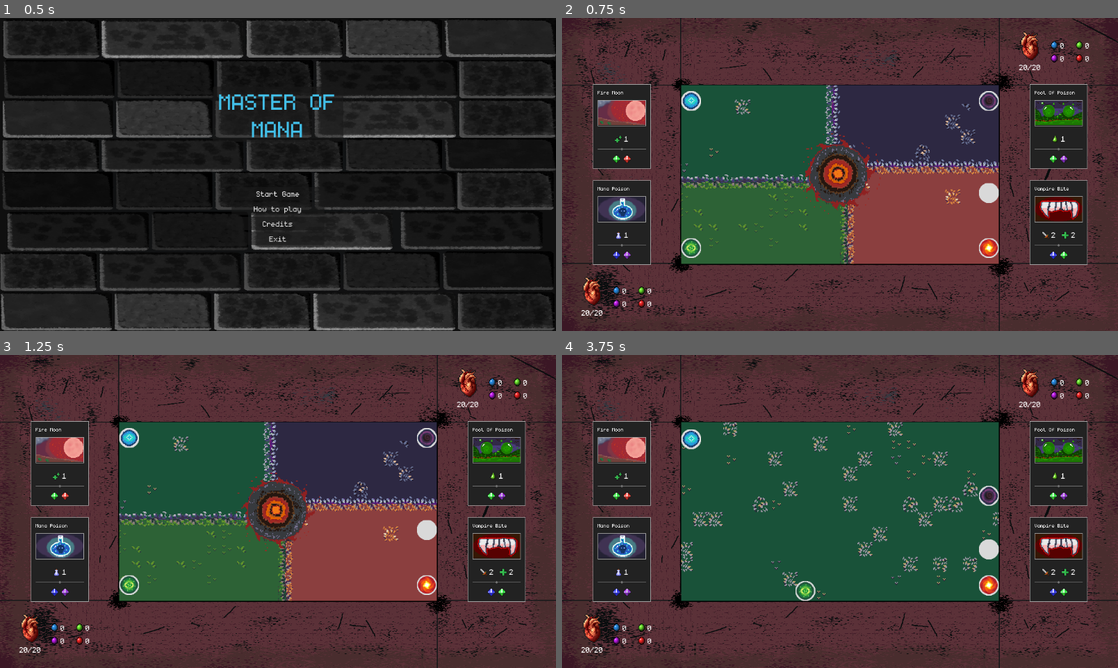
Above: before the commit, frames 1-4 (two rows, left to right).
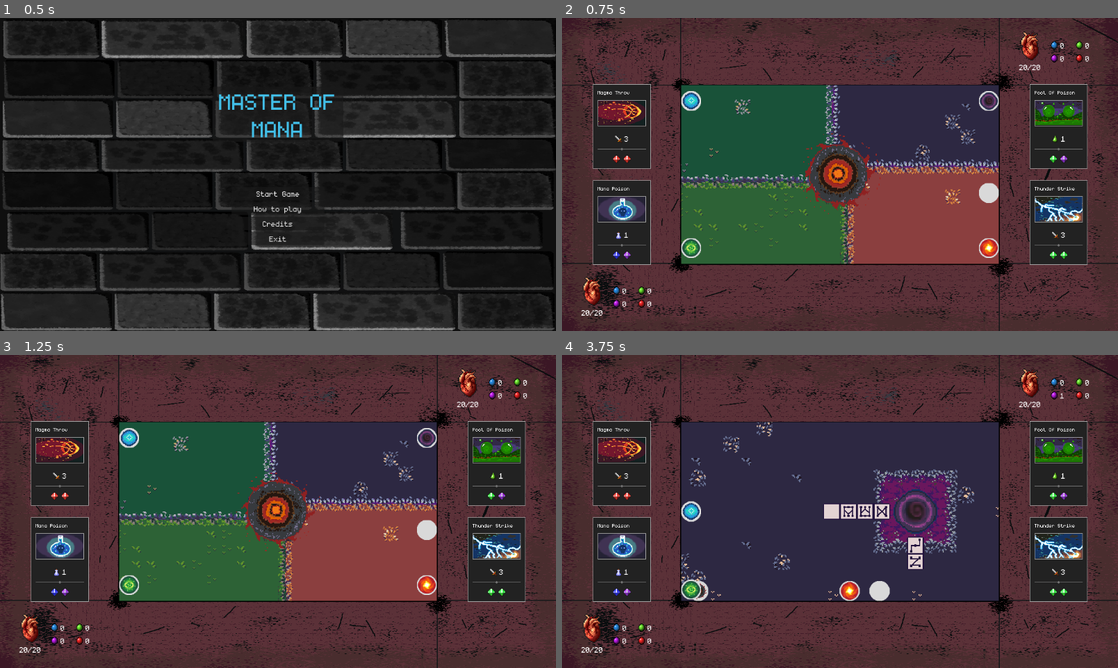
Above: after the commit, the same moments.

Repository: Juanxpeke/GD-BR2024
Game: Godot game, scene res://Core/GUI/MainMenu/main_menu.tscn
Two runs of this game, one before a commit and one after it. Both use one fixed random seed, a clock stepped at 60 frames per second and the inputs below. The engine's default icon, where the game draws it, is replaced by a stand-in: a white triangle on a blue panel in a dark square. Sound files missing from this copy of the repository are replaced by a short silence.
Inputs (mouse positions are in pixels of both pictures, inside the frame that each line leads up to):
- Up to frame 1 (0.5 s): no input
- Up to frame 2 (0.75 s): click "Start Game" at 0.5 s
- Up to frame 3 (1.25 s): no input
- Up to frame 4 (3.75 s): drag from (840, 511) to (990, 530) at 1.27 s; drag from (990, 530) to (712, 433) at 2.02 s; move the mouse to (689, 492) at 2.77 s; hold Mouse wheel up (wheel_up) 2.78-3.5 s; click (689, 492) at 2.92 s; drag from (689, 439) to (990, 530) at 3.52 s

Frame 1 is identical in both runs. In frame 2, 1.5% of the frame differs, in the area x 6-94%, y 23-77%; in frame 3, 1.5%; in frame 4, 34%, in the area x 6-94%, y 12-79%.
Error before the commit: Invalid access to property or key 'current_cooldown' on a base object of type 'Nil'. (res://Core/Entity/Boss/boss.gd:30)

Commit message:
Updated spell descriptions

Diff:
--- a/Global/Skills/ArcaneLance/arcane_lance.tres
+++ b/Global/Skills/ArcaneLance/arcane_lance.tres
@@ -14,7 +14,7 @@
 name = "Arcane Lance"
 sprite = ExtResource("4_lxbbj")
 sound = ExtResource("3_bfoup")
-description = "Deals {effect}{0, icon} {effect}{0, value} of damage to the enemy"
+description = "Deals {effect}{0, icon} {effect}{0, value}  damage to the enemy"
 effects = Array[Resource("res://Global/Skills/Effects/effect.gd")]([SubResource("Resource_xj6sc")])
 manas_needed = Array[int]([1, 0, 0, 0])
 maximum_repetitions = -1
--- a/Global/Skills/BlackHole/black_hole.tres
+++ b/Global/Skills/BlackHole/black_hole.tres
@@ -14,7 +14,7 @@
 name = "Black Hole"
 sprite = ExtResource("3_1cqia")
 sound = ExtResource("3_77sef")
-description = "Deals {effect}{0, icon} {effect}{0, value} of damage to the enemy"
+description = "Deals {effect}{0, icon} {effect}{0, value} damage to the enemy"
 effects = Array[Resource("res://Global/Skills/Effects/effect.gd")]([SubResource("Resource_cphgy")])
 manas_needed = Array[int]([0, 0, 2, 0])
 maximum_repetitions = -1
--- a/Global/Skills/DarkBlast/dark_blast.tres
+++ b/Global/Skills/DarkBlast/dark_blast.tres
@@ -14,7 +14,7 @@
 name = "Dark Blast"
 sprite = ExtResource("3_woq14")
 sound = ExtResource("3_3g4rb")
-description = "Deals {effect}{0, icon} {effect}{0, value} of damage to the enemy"
+description = "Deals {effect}{0, icon} {effect}{0, value} damage to the enemy"
 effects = Array[Resource("res://Global/Skills/Effects/effect.gd")]([SubResource("Resource_3af4o")])
 manas_needed = Array[int]([0, 0, 1, 0])
 maximum_repetitions = -1
--- a/Global/Skills/ElectroBolt/electro_bolt.tres
+++ b/Global/Skills/ElectroBolt/electro_bolt.tres
@@ -14,7 +14,7 @@
 name = "Electro Bolt"
 sprite = ExtResource("2_5i6yv")
 sound = ExtResource("3_mxtp1")
-description = "Deals {effect}{0, icon} {effect}{0, value} of damage to the enemy"
+description = "Deals {effect}{0, icon} {effect}{0, value} damage to the enemy"
 effects = Array[Resource("res://Global/Skills/Effects/effect.gd")]([SubResource("Resource_jdr8s")])
 manas_needed = Array[int]([0, 1, 0, 0])
 maximum_repetitions = -1
--- a/Global/Skills/Fireball/fireball.tres
+++ b/Global/Skills/Fireball/fireball.tres
@@ -14,7 +14,7 @@
 name = "Fireball"
 sprite = ExtResource("2_0qtje")
 sound = ExtResource("3_8i4ii")
-description = "Deals {effect}{0, icon} {effect}{0, value} of damage to the enemy"
+description = "Deals {effect}{0, icon} {effect}{0, value} damage to the enemy"
 effects = Array[Resource("res://Global/Skills/Effects/effect.gd")]([SubResource("Resource_fmrvn")])
 manas_needed = Array[int]([0, 0, 0, 1])
 maximum_repetitions = -1
--- a/Global/Skills/MagicMissiles/magic_missiles.tres
+++ b/Global/Skills/MagicMissiles/magic_missiles.tres
@@ -14,7 +14,7 @@
 name = "Magic Missiles"
 sprite = ExtResource("3_osow1")
 sound = ExtResource("3_uo4ec")
-description = "Deals {effect}{0, icon} {effect}{0, value} of damage to the enemy"
+description = "Deals {effect}{0, icon} {effect}{0, value} damage to the enemy"
 effects = Array[Resource("res://Global/Skills/Effects/effect.gd")]([SubResource("Resource_m1omx")])
 manas_needed = Array[int]([2, 0, 0, 0])
 maximum_repetitions = -1
--- a/Global/Skills/MagmaThrow/magma_throw.tres
+++ b/Global/Skills/MagmaThrow/magma_throw.tres
@@ -14,7 +14,7 @@
 name = "Magma Throw"
 sprite = ExtResource("2_421wn")
 sound = ExtResource("3_w2xmr")
-description = "Deals {effect}{0, icon} {effect}{0, value} of damage to the enemy"
+description = "Deals {effect}{0, icon} {effect}{0, value} damage to the enemy"
 effects = Array[Resource("res://Global/Skills/Effects/effect.gd")]([SubResource("Resource_uk483")])
 manas_needed = Array[int]([0, 0, 0, 2])
 maximum_repetitions = -1
--- a/Global/Skills/ManaPoison/mana_poison.tres
+++ b/Global/Skills/ManaPoison/mana_poison.tres
@@ -16,7 +16,7 @@
 name = "Mana Poison"
 sprite = ExtResource("4_1mrxb")
 sound = ExtResource("3_mheid")
-description = "Applies mana thirst {effect}{0, icon} (loses {effect}{0, value} of a random mana per round) for {effect}{0, duration} rounds"
+description = "Applies mana thirst {effect}{0, icon} (loses {effect}{0, value}  random mana per round) for {effect}{0, duration} rounds"
 effects = Array[Resource("res://Global/Skills/Effects/effect.gd")]([SubResource("Resource_urgyo")])
 manas_needed = Array[int]([1, 0, 1, 0])
 maximum_repetitions = -1
--- a/Global/Skills/PoolOfPoison/pool_of_poison.tres
+++ b/Global/Skills/PoolOfPoison/pool_of_poison.tres
@@ -15,7 +15,7 @@
 name = "Pool Of Poison"
 sprite = ExtResource("2_yvhon")
 sound = ExtResource("3_kijsp")
-description = "Applies poison {effect}{0, icon} (deals {effect}{0, value} of damage per round) for {effect}{0, duration} rounds"
+description = "Applies poison {effect}{0, icon} (deals {effect}{0, value} damage per round) for {effect}{0, duration} rounds"
 effects = Array[Resource("res://Global/Skills/Effects/effect.gd")]([SubResource("Resource_ap7xk")])
 manas_needed = Array[int]([0, 1, 1, 0])
 maximum_repetitions = -1
--- a/Global/Skills/ThunderStrike/thunder_strike.tres
+++ b/Global/Skills/ThunderStrike/thunder_strike.tres
@@ -14,7 +14,7 @@
 name = "Thunder Strike"
 sprite = ExtResource("2_skxee")
 sound = ExtResource("3_ill2i")
-description = "Deals {effect}{0, icon} {effect}{0, value} of damage to the enemy"
+description = "Deals {effect}{0, icon} {effect}{0, value} damage to the enemy"
 effects = Array[Resource("res://Global/Skills/Effects/effect.gd")]([SubResource("Resource_mw21p")])
 manas_needed = Array[int]([0, 2, 0, 0])
 maximum_repetitions = -1
--- a/Global/Skills/VampireBite/vampire_bite.tres
+++ b/Global/Skills/VampireBite/vampire_bite.tres
@@ -19,7 +19,7 @@
 name = "Vampire Bite"
 sprite = ExtResource("5_osn1g")
 sound = ExtResource("4_6bwu8")
-description = "Deals  {effect}{0, icon} {effect}{0, value} of damage to the enemy, giving you {effect}{1, icon} {effect}{1, value} from their health"
+description = "Drains  {effect}{0, icon} {effect}{0, value}  from the enemy, healing you for {effect}{1, icon} {effect}{1, value} "
 effects = Array[Resource("res://Global/Skills/Effects/effect.gd")]([SubResource("Resource_yh1c8"), SubResource("Resource_iu38t")])
 manas_needed = Array[int]([1, 1, 0, 0])
 maximum_repetitions = -1
--- a/Global/Skills/skill_manager.gd
+++ b/Global/Skills/skill_manager.gd
@@ -2,17 +2,17 @@
 
 var skills = [
 	# Arcane
-	#load("res://Global/Skills/ArcaneLance/arcane_lance.tres"),
-	#load("res://Global/Skills/MagicMissiles/magic_missiles.tres"),
+	load("res://Global/Skills/ArcaneLance/arcane_lance.tres"),
+	load("res://Global/Skills/MagicMissiles/magic_missiles.tres"),
 	# Nature
-	#load("res://Global/Skills/ElectroBolt/electro_bolt.tres"),
-	#load("res://Global/Skills/ThunderStrike/thunder_strike.tres"),
+	load("res://Global/Skills/ElectroBolt/electro_bolt.tres"),
+	load("res://Global/Skills/ThunderStrike/thunder_strike.tres"),
 	# Dark
-	#load("res://Global/Skills/DarkBlast/dark_blast.tres"),
-	#load("res://Global/Skills/BlackHole/black_hole.tres"),
+	load("res://Global/Skills/DarkBlast/dark_blast.tres"),
+	load("res://Global/Skills/BlackHole/black_hole.tres"),
 	# Inferno
-	#load("res://Global/Skills/Fireball/fireball.tres"),
-	#load("res://Global/Skills/MagmaThrow/magma_throw.tres"),
+	load("res://Global/Skills/Fireball/fireball.tres"),
+	load("res://Global/Skills/MagmaThrow/magma_throw.tres"),
 	# Arcane & Nature
 	load("res://Global/Skills/VampireBite/vampire_bite.tres"),
 	# Arcane & Dark
Not shown: 1 places in Global/Skills/ArcaneLance/arcane_lance.tres that only renumber resources
Not shown: 1 places in Global/Skills/BlackHole/black_hole.tres that only renumber resources
Not shown: 1 places in Global/Skills/DarkBlast/dark_blast.tres that only renumber resources
Not shown: 1 places in Global/Skills/ElectroBolt/electro_bolt.tres that only renumber resources
Not shown: 1 places in Global/Skills/FireMoon/fire_moon.tres that only renumber resources
Not shown: 1 places in Global/Skills/Fireball/fireball.tres that only renumber resources
Not shown: 1 places in Global/Skills/MagicMissiles/magic_missiles.tres that only renumber resources
Not shown: 1 places in Global/Skills/MagmaThrow/magma_throw.tres that only renumber resources
Not shown: 1 places in Global/Skills/ManaPoison/mana_poison.tres that only renumber resources
Not shown: 1 places in Global/Skills/PoolOfPoison/pool_of_poison.tres that only renumber resources
Not shown: 1 places in Global/Skills/ThunderStrike/thunder_strike.tres that only renumber resources
Not shown: 1 places in Global/Skills/VampireBite/vampire_bite.tres that only renumber resources
